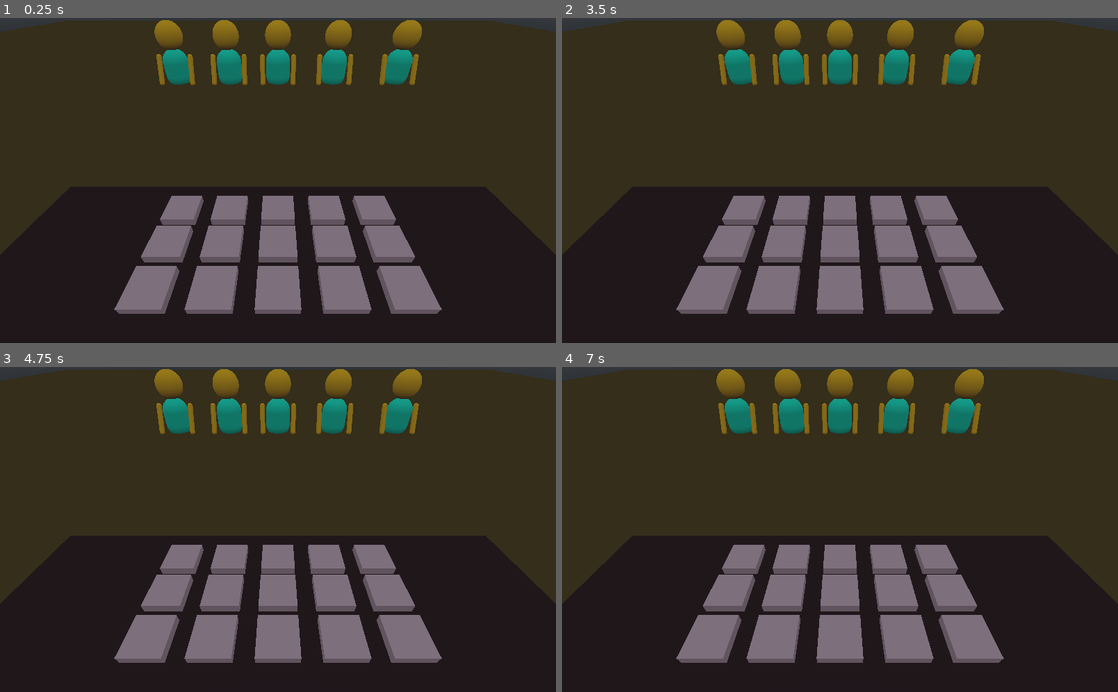
Above: before the commit, frames 1-4 (two rows, left to right).
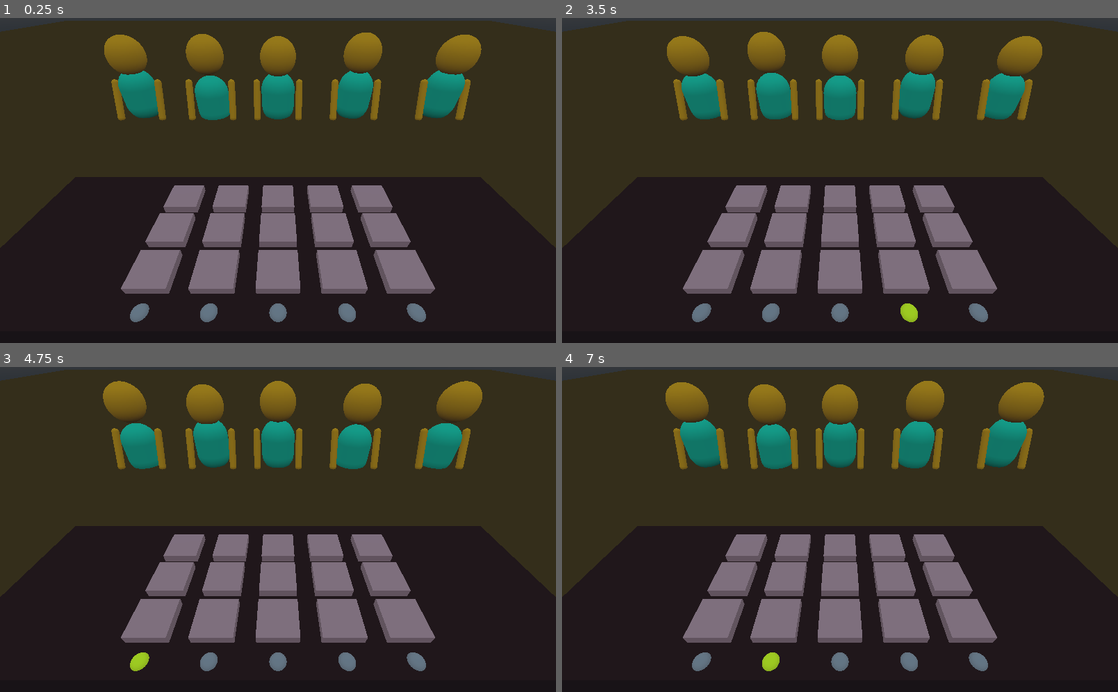
Above: after the commit, the same moments.

Repository: BinRoot/ludum-dare-46
Game: Godot game, scene res://Scenes/Root.tscn
Same seed, same stepped clock (60 frames per second), same inputs: the game is played once before the commit and once after it.
Inputs (mouse positions are in pixels of both pictures, inside the frame that each line leads up to):
- Up to frame 1 (0.25 s): no input
- Up to frame 2 (3.5 s): move the mouse to (962, 164) at 0.52 s; click (962, 164) at 0.67 s; move the mouse to (728, 196) at 1.27 s; click (728, 196) at 1.42 s; move the mouse to (895, 109) at 2.02 s; click (895, 109) at 2.17 s; move the mouse to (812, 245) at 2.77 s; click (812, 245) at 2.92 s
- Up to frame 3 (4.75 s): move the mouse to (444, 578) at 3.52 s; click (444, 578) at 3.67 s; move the mouse to (111, 480) at 4.27 s; click (111, 480) at 4.42 s
- Up to frame 4 (7 s): move the mouse to (867, 529) at 5.02 s; click (867, 529) at 5.17 s; move the mouse to (756, 448) at 5.77 s; click (756, 448) at 5.92 s; move the mouse to (962, 513) at 6.52 s; click (962, 513) at 6.67 s

The runs differ from the first frame. In frame 1, 21% of the frame differs, in the area x 18-87%, y 0-94%; in frame 2, 21%; in frame 3, 21%; in frame 4, 21%.

Commit message:
connected audio to sequencer

Diff:
--- /dev/null
+++ b/Materials/ButtonOn.tres
@@ -0,0 +1,4 @@
+[gd_resource type="SpatialMaterial" format=2]
+
+[resource]
+albedo_color = Color( 0.87451, 0.145098, 0.145098, 1 )
--- /dev/null
+++ b/Materials/Light.tres
@@ -0,0 +1,4 @@
+[gd_resource type="SpatialMaterial" format=2]
+
+[resource]
+albedo_color = Color( 0.615686, 0.560784, 0.560784, 1 )
--- /dev/null
+++ b/Materials/LightOn.tres
@@ -0,0 +1,4 @@
+[gd_resource type="SpatialMaterial" format=2]
+
+[resource]
+albedo_color = Color( 0.956863, 0.964706, 0.105882, 1 )
--- /dev/null
+++ b/Scenes/Board.gd
@@ -0,0 +1,49 @@
+extends Spatial
+
+onready var timer = $Timer
+onready var column_timer = $ColumnTimer
+var current_column = 0
+
+var light_on_material = preload("res://Materials/LightOn.tres")
+var light_material = preload("res://Materials/Light.tres")
+
+func _ready():
+	pass
+
+
+func _process(delta):
+	pass
+
+
+func _on_Button_flipped_on(row, col):
+	for i in range(3):
+		if i + 1 != row:
+			get_node("Flat/Button_r{0}_c{1}".format([i + 1, col])).flip_off()
+
+
+func _on_Timer_timeout():
+	column_timer.start()
+
+
+func _on_ColumnTimer_timeout():
+	current_column += 1
+	var last_column = 5
+	if current_column > last_column:
+		var light : MeshInstance = get_node("Flat/light_c{0}".format([last_column]))
+		light.set_surface_material(0, light_material)
+		column_timer.stop()
+		current_column = 0
+		timer.start()
+	else:
+		for column_idx in range(5):
+			var light : MeshInstance = get_node("Flat/light_c{0}".format([column_idx + 1]))
+			if column_idx + 1 == current_column:
+				light.set_surface_material(0, light_on_material)
+			else:
+				light.set_surface_material(0, light_material)
+			for row_idx in range(3):
+				var button = get_node("Flat/Button_r{0}_c{1}".format([row_idx + 1, current_column]))
+				if button.is_on:
+					for child in button.get_children():
+						if child is AudioStreamPlayer:
+							child.play()
--- a/Scenes/Board.tscn
+++ b/Scenes/Board.tscn
@@ -1,58 +1,204 @@
-[gd_scene load_steps=4 format=2]
+[gd_scene load_steps=17 format=2]
 
 [ext_resource path="res://Scenes/Button.tscn" type="PackedScene" id=1]
 [ext_resource path="res://Materials/Board.tres" type="Material" id=2]
+[ext_resource path="res://Scenes/Board.gd" type="Script" id=3]
+[ext_resource path="res://Materials/Light.tres" type="Material" id=4]
+[ext_resource path="res://Audio/beep_a_r1.wav" type="AudioStream" id=5]
+[ext_resource path="res://Audio/beep_a_r3.wav" type="AudioStream" id=6]
+[ext_resource path="res://Audio/beep_a_r2.wav" type="AudioStream" id=7]
+[ext_resource path="res://Audio/beep_b_r1.wav" type="AudioStream" id=8]
+[ext_resource path="res://Audio/beep_b_r2.wav" type="AudioStream" id=9]
+[ext_resource path="res://Audio/beep_b_r3.wav" type="AudioStream" id=10]
 
 [sub_resource type="CubeMesh" id=1]
 size = Vector3( 3, 0.2, 1 )
 
+[sub_resource type="SphereMesh" id=2]
+radius = 0.04
+height = 0.08
+
+[sub_resource type="SphereMesh" id=3]
+radius = 0.04
+height = 0.08
+
+[sub_resource type="SphereMesh" id=4]
+radius = 0.04
+height = 0.08
+
+[sub_resource type="SphereMesh" id=5]
+radius = 0.04
+height = 0.08
+
+[sub_resource type="SphereMesh" id=6]
+radius = 0.04
+height = 0.08
+
 [node name="Board" type="Spatial"]
+script = ExtResource( 3 )
 
 [node name="Flat" type="MeshInstance" parent="."]
 mesh = SubResource( 1 )
 material/0 = ExtResource( 2 )
 
-[node name="Button" parent="Flat" instance=ExtResource( 1 )]
+[node name="Button_r2_c1" parent="Flat" instance=ExtResource( 1 )]
+transform = Transform( 1, 0, 0, 0, 1, 0, 0, 0, 1, -0.6, 0.128, 0 )
+row = 2
+
+[node name="AudioStreamPlayer" type="AudioStreamPlayer" parent="Flat/Button_r2_c1"]
+stream = ExtResource( 7 )
+
+[node name="Button_r2_c2" parent="Flat" instance=ExtResource( 1 )]
+transform = Transform( 1, 0, 0, 0, 1, 0, 0, 0, 1, -0.3, 0.128, 0 )
+row = 2
+col = 2
+
+[node name="AudioStreamPlayer" type="AudioStreamPlayer" parent="Flat/Button_r2_c2"]
+stream = ExtResource( 9 )
+
+[node name="Button_r2_c3" parent="Flat" instance=ExtResource( 1 )]
 transform = Transform( 1, 0, 0, 0, 1, 0, 0, 0, 1, 0, 0.128296, 0 )
-
-[node name="Button2" parent="Flat" instance=ExtResource( 1 )]
-transform = Transform( 1, 0, 0, 0, 1, 0, 0, 0, 1, -0.3, 0.128, 0 )
-
-[node name="Button3" parent="Flat" instance=ExtResource( 1 )]
-transform = Transform( 1, 0, 0, 0, 1, 0, 0, 0, 1, -0.6, 0.128, 0 )
-
-[node name="Button4" parent="Flat" instance=ExtResource( 1 )]
+row = 2
+col = 3
+
+[node name="AudioStreamPlayer" type="AudioStreamPlayer" parent="Flat/Button_r2_c3"]
+stream = ExtResource( 9 )
+
+[node name="Button_r2_c4" parent="Flat" instance=ExtResource( 1 )]
 transform = Transform( 1, 0, 0, 0, 1, 0, 0, 0, 1, 0.3, 0.128, 0 )
-
-[node name="Button5" parent="Flat" instance=ExtResource( 1 )]
+row = 2
+col = 4
+
+[node name="AudioStreamPlayer" type="AudioStreamPlayer" parent="Flat/Button_r2_c4"]
+stream = ExtResource( 9 )
+
+[node name="Button_r2_c5" parent="Flat" instance=ExtResource( 1 )]
 transform = Transform( 1, 0, 0, 0, 1, 0, 0, 0, 1, 0.6, 0.128, 0 )
-
-[node name="Button10" parent="Flat" instance=ExtResource( 1 )]
+row = 2
+col = 5
+
+[node name="AudioStreamPlayer" type="AudioStreamPlayer" parent="Flat/Button_r2_c5"]
+stream = ExtResource( 7 )
+
+[node name="Button_r1_c1" parent="Flat" instance=ExtResource( 1 )]
+transform = Transform( 1, 0, 0, 0, 1, 0, 0, 0, 1, -0.6, 0.128, -0.25 )
+
+[node name="AudioStreamPlayer" type="AudioStreamPlayer" parent="Flat/Button_r1_c1"]
+stream = ExtResource( 5 )
+
+[node name="Button_r1_c2" parent="Flat" instance=ExtResource( 1 )]
+transform = Transform( 1, 0, 0, 0, 1, 0, 0, 0, 1, -0.3, 0.128, -0.25 )
+col = 2
+
+[node name="AudioStreamPlayer" type="AudioStreamPlayer" parent="Flat/Button_r1_c2"]
+stream = ExtResource( 8 )
+
+[node name="Button_r1_c3" parent="Flat" instance=ExtResource( 1 )]
 transform = Transform( 1, 0, 0, 0, 1, 0, 0, 0, 1, 0, 0.128296, -0.25 )
-
-[node name="Button9" parent="Flat" instance=ExtResource( 1 )]
-transform = Transform( 1, 0, 0, 0, 1, 0, 0, 0, 1, -0.3, 0.128, -0.25 )
-
-[node name="Button8" parent="Flat" instance=ExtResource( 1 )]
-transform = Transform( 1, 0, 0, 0, 1, 0, 0, 0, 1, -0.6, 0.128, -0.25 )
-
-[node name="Button7" parent="Flat" instance=ExtResource( 1 )]
+col = 3
+
+[node name="AudioStreamPlayer" type="AudioStreamPlayer" parent="Flat/Button_r1_c3"]
+stream = ExtResource( 8 )
+
+[node name="Button_r1_c4" parent="Flat" instance=ExtResource( 1 )]
 transform = Transform( 1, 0, 0, 0, 1, 0, 0, 0, 1, 0.3, 0.128, -0.25 )
-
-[node name="Button6" parent="Flat" instance=ExtResource( 1 )]
+col = 4
+
+[node name="AudioStreamPlayer" type="AudioStreamPlayer" parent="Flat/Button_r1_c4"]
+stream = ExtResource( 8 )
+
+[node name="Button_r1_c5" parent="Flat" instance=ExtResource( 1 )]
 transform = Transform( 1, 0, 0, 0, 1, 0, 0, 0, 1, 0.6, 0.128, -0.25 )
-
-[node name="Button15" parent="Flat" instance=ExtResource( 1 )]
+col = 5
+
+[node name="AudioStreamPlayer" type="AudioStreamPlayer" parent="Flat/Button_r1_c5"]
+stream = ExtResource( 5 )
+
+[node name="Button_r3_c1" parent="Flat" instance=ExtResource( 1 )]
+transform = Transform( 1, 0, 0, 0, 1, 0, 0, 0, 1, -0.6, 0.128, 0.25 )
+row = 3
+
+[node name="AudioStreamPlayer" type="AudioStreamPlayer" parent="Flat/Button_r3_c1"]
+stream = ExtResource( 6 )
+
+[node name="Button_r3_c2" parent="Flat" instance=ExtResource( 1 )]
+transform = Transform( 1, 0, 0, 0, 1, 0, 0, 0, 1, -0.3, 0.128, 0.25 )
+row = 3
+col = 2
+
+[node name="AudioStreamPlayer" type="AudioStreamPlayer" parent="Flat/Button_r3_c2"]
+stream = ExtResource( 10 )
+
+[node name="Button_r3_c3" parent="Flat" instance=ExtResource( 1 )]
 transform = Transform( 1, 0, 0, 0, 1, 0, 0, 0, 1, 0, 0.128296, 0.25 )
-
-[node name="Button14" parent="Flat" instance=ExtResource( 1 )]
-transform = Transform( 1, 0, 0, 0, 1, 0, 0, 0, 1, -0.3, 0.128, 0.25 )
-
-[node name="Button13" parent="Flat" instance=ExtResource( 1 )]
-transform = Transform( 1, 0, 0, 0, 1, 0, 0, 0, 1, -0.6, 0.128, 0.25 )
-
-[node name="Button12" parent="Flat" instance=ExtResource( 1 )]
+row = 3
+col = 3
+
+[node name="AudioStreamPlayer" type="AudioStreamPlayer" parent="Flat/Button_r3_c3"]
+stream = ExtResource( 10 )
+
+[node name="Button_r3_c4" parent="Flat" instance=ExtResource( 1 )]
 transform = Transform( 1, 0, 0, 0, 1, 0, 0, 0, 1, 0.3, 0.128, 0.25 )
-
-[node name="Button11" parent="Flat" instance=ExtResource( 1 )]
+row = 3
+col = 4
+
+[node name="AudioStreamPlayer" type="AudioStreamPlayer" parent="Flat/Button_r3_c4"]
+stream = ExtResource( 10 )
+
+[node name="Button_r3_c5" parent="Flat" instance=ExtResource( 1 )]
 transform = Transform( 1, 0, 0, 0, 1, 0, 0, 0, 1, 0.6, 0.128, 0.25 )
+row = 3
+col = 5
+
+[node name="AudioStreamPlayer" type="AudioStreamPlayer" parent="Flat/Button_r3_c5"]
+stream = ExtResource( 6 )
+
+[node name="light_c1" type="MeshInstance" parent="Flat"]
+transform = Transform( 1, 0, 0, 0, 1, 0, 0, 0, 1, -0.6, 0.087, 0.428 )
+mesh = SubResource( 2 )
+material/0 = ExtResource( 4 )
+
+[node name="light_c2" type="MeshInstance" parent="Flat"]
+transform = Transform( 1, 0, 0, 0, 1, 0, 0, 0, 1, -0.3, 0.087, 0.428 )
+mesh = SubResource( 3 )
+material/0 = ExtResource( 4 )
+
+[node name="light_c3" type="MeshInstance" parent="Flat"]
+transform = Transform( 1, 0, 0, 0, 1, 0, 0, 0, 1, 0, 0.087, 0.428 )
+mesh = SubResource( 4 )
+material/0 = ExtResource( 4 )
+
+[node name="light_c4" type="MeshInstance" parent="Flat"]
+transform = Transform( 1, 0, 0, 0, 1, 0, 0, 0, 1, 0.3, 0.087, 0.428 )
+mesh = SubResource( 5 )
+material/0 = ExtResource( 4 )
+
+[node name="light_c5" type="MeshInstance" parent="Flat"]
+transform = Transform( 1, 0, 0, 0, 1, 0, 0, 0, 1, 0.6, 0.087, 0.428 )
+mesh = SubResource( 6 )
+material/0 = ExtResource( 4 )
+
+[node name="Timer" type="Timer" parent="."]
+wait_time = 0.5
+one_shot = true
+autostart = true
+
+[node name="ColumnTimer" type="Timer" parent="."]
+wait_time = 0.25
+[connection signal="flipped_on" from="Flat/Button_r2_c1" to="." method="_on_Button_flipped_on"]
+[connection signal="flipped_on" from="Flat/Button_r2_c2" to="." method="_on_Button_flipped_on"]
+[connection signal="flipped_on" from="Flat/Button_r2_c3" to="." method="_on_Button_flipped_on"]
+[connection signal="flipped_on" from="Flat/Button_r2_c4" to="." method="_on_Button_flipped_on"]
+[connection signal="flipped_on" from="Flat/Button_r2_c5" to="." method="_on_Button_flipped_on"]
+[connection signal="flipped_on" from="Flat/Button_r1_c1" to="." method="_on_Button_flipped_on"]
+[connection signal="flipped_on" from="Flat/Button_r1_c2" to="." method="_on_Button_flipped_on"]
+[connection signal="flipped_on" from="Flat/Button_r1_c3" to="." method="_on_Button_flipped_on"]
+[connection signal="flipped_on" from="Flat/Button_r1_c4" to="." method="_on_Button_flipped_on"]
+[connection signal="flipped_on" from="Flat/Button_r1_c5" to="." method="_on_Button_flipped_on"]
+[connection signal="flipped_on" from="Flat/Button_r3_c1" to="." method="_on_Button_flipped_on"]
+[connection signal="flipped_on" from="Flat/Button_r3_c2" to="." method="_on_Button_flipped_on"]
+[connection signal="flipped_on" from="Flat/Button_r3_c3" to="." method="_on_Button_flipped_on"]
+[connection signal="flipped_on" from="Flat/Button_r3_c4" to="." method="_on_Button_flipped_on"]
+[connection signal="flipped_on" from="Flat/Button_r3_c5" to="." method="_on_Button_flipped_on"]
+[connection signal="timeout" from="Timer" to="." method="_on_Timer_timeout"]
+[connection signal="timeout" from="ColumnTimer" to="." method="_on_ColumnTimer_timeout"]
--- /dev/null
+++ b/Scenes/Button.gd
@@ -0,0 +1,44 @@
+extends Spatial
+
+signal flipped_on
+
+export var row = 1
+export var col = 1
+
+onready var mesh = $MeshInstance
+
+var button_material = preload("res://Materials/Button.tres")
+var button_on_material = preload("res://Materials/ButtonOn.tres")
+
+var is_on = false
+
+var _original_translation : Vector3
+
+func _ready():
+	_original_translation = translation
+
+
+# Called every frame. 'delta' is the elapsed time since the previous frame.
+#func _process(delta):
+#	pass
+
+func flip_on():
+	translation = _original_translation
+	translation.y -= 0.02
+	is_on = true
+	mesh.set_surface_material(0, button_on_material)
+	emit_signal("flipped_on", row, col)
+
+func flip_off():
+	is_on = false
+	mesh.set_surface_material(0, button_material)
+	translation = _original_translation
+
+
+func _on_Area_input_event(camera, event, click_position, click_normal, shape_idx):
+	if event is InputEventMouseButton and event.pressed:
+		print("{0}: {1}".format([name, event]))
+		if is_on:
+			flip_off()
+		else:
+			flip_on()
--- a/Scenes/Button.tscn
+++ b/Scenes/Button.tscn
@@ -1,12 +1,23 @@
-[gd_scene load_steps=3 format=2]
+[gd_scene load_steps=5 format=2]
 
 [ext_resource path="res://Materials/Button.tres" type="Material" id=1]
+[ext_resource path="res://Scenes/Button.gd" type="Script" id=2]
 
 [sub_resource type="CubeMesh" id=1]
 size = Vector3( 0.2, 0.05, 0.2 )
 
+[sub_resource type="ConcavePolygonShape" id=2]
+data = PoolVector3Array( -0.1, 0.025, 0.1, 0.1, 0.025, 0.1, -0.1, -0.025, 0.1, 0.1, 0.025, 0.1, 0.1, -0.025, 0.1, -0.1, -0.025, 0.1, 0.1, 0.025, -0.1, -0.1, 0.025, -0.1, 0.1, -0.025, -0.1, -0.1, 0.025, -0.1, -0.1, -0.025, -0.1, 0.1, -0.025, -0.1, 0.1, 0.025, 0.1, 0.1, 0.025, -0.1, 0.1, -0.025, 0.1, 0.1, 0.025, -0.1, 0.1, -0.025, -0.1, 0.1, -0.025, 0.1, -0.1, 0.025, -0.1, -0.1, 0.025, 0.1, -0.1, -0.025, -0.1, -0.1, 0.025, 0.1, -0.1, -0.025, 0.1, -0.1, -0.025, -0.1, 0.1, 0.025, 0.1, -0.1, 0.025, 0.1, 0.1, 0.025, -0.1, -0.1, 0.025, 0.1, -0.1, 0.025, -0.1, 0.1, 0.025, -0.1, -0.1, -0.025, 0.1, 0.1, -0.025, 0.1, -0.1, -0.025, -0.1, 0.1, -0.025, 0.1, 0.1, -0.025, -0.1, -0.1, -0.025, -0.1 )
+
 [node name="Button" type="Spatial"]
+script = ExtResource( 2 )
 
 [node name="MeshInstance" type="MeshInstance" parent="."]
 mesh = SubResource( 1 )
 material/0 = ExtResource( 1 )
+
+[node name="Area" type="Area" parent="."]
+
+[node name="CollisionShape" type="CollisionShape" parent="Area"]
+shape = SubResource( 2 )
+[connection signal="input_event" from="Area" to="." method="_on_Area_input_event"]
--- a/Scenes/Person.gd
+++ b/Scenes/Person.gd
@@ -1,16 +1,56 @@
 extends Spatial
 
+onready var body = $Body
+onready var right_arm = $RightArm
+onready var left_arm = $LeftArm
+onready var head = $Head
 
-# Declare member variables here. Examples:
-# var a = 2
-# var b = "text"
+var VIBE_IDLE = 1
+var VIBE_LOW = 2
+var VIBE_HIGH = 3
 
 
-# Called when the node enters the scene tree for the first time.
+var vibe = VIBE_HIGH
+
+var _total_time = randi() % 10
+
+var _original_body_translation : Vector3
+var _original_head_translation : Vector3
+
+var _favorite_pattern = []
+
 func _ready():
-	pass # Replace with function body.
+	_original_body_translation = body.translation
+	_original_head_translation = head.translation
+	for column_idx in range(3):
+		var sum = 0
+		for n in _favorite_pattern:
+			if n != null:
+				sum += n
+		if sum >= 3:
+			var r = randi() % 3
+			if r == 2:
+				_favorite_pattern.append(null)
+			else:
+				_favorite_pattern.append(r - 2)
+		elif sum <= -3:
+			var r = randi() % 3
+			if r == 2:
+				_favorite_pattern.append(null)
+			else:
+				_favorite_pattern.append(r)
+		else:
+			var r = randi() % 4
+			if r == 3:
+				_favorite_pattern.append(null)
+			else:
+				_favorite_pattern.append(r - 1)
+	print(_favorite_pattern)
 
 
-# Called every frame. 'delta' is the elapsed time since the previous frame.
-#func _process(delta):
-#	pass
+func _process(delta):
+	_total_time += delta
+	body.translation = _original_body_translation
+	body.translation.y += sin(_total_time * vibe*4) / (16 / vibe)
+	head.translation = _original_head_translation
+	head.translation.y += cos(_total_time * vibe*4) / (32 / vibe)
--- a/Scenes/Venue.gd
+++ b/Scenes/Venue.gd
@@ -1,12 +1,7 @@
 extends Spatial
 
+func _ready():
+	pass
 
-
-# Called when the node enters the scene tree for the first time.
-func _ready():
-	pass # Replace with function body.
-
-
-# Called every frame. 'delta' is the elapsed time since the previous frame.
-#func _process(delta):
-#	pass
+func _process(delta):
+	pass
--- a/Scenes/Venue.tscn
+++ b/Scenes/Venue.tscn
@@ -15,13 +15,12 @@
 [node name="Camera" type="Camera" parent="."]
 transform = Transform( 1, 0, 0, 0, 0.765719, 0.643175, 0, -0.643175, 0.765719, 0, 6.418, 16 )
 
-[node name="RayCast" type="RayCast" parent="."]
-
 [node name="Ground" type="MeshInstance" parent="."]
 mesh = SubResource( 1 )
 material/0 = ExtResource( 4 )
 
 [node name="Crowd" type="Spatial" parent="."]
+transform = Transform( 1, 0, 0, 0, 1, 0, 0, 0, 1, 0, 0, 6.62711 )
 
 [node name="Person" parent="Crowd" instance=ExtResource( 2 )]
 transform = Transform( 1, 0, 0, 0, 1, 0, 0, 0, 1, 0, 1.06829, -4.95892 )
@@ -42,4 +41,4 @@
 transform = Transform( 1, 0, 0, 0, 1, 0, 0, 0, 1, 0, 0, 13.133 )
 
 [node name="Board" parent="Stage" instance=ExtResource( 3 )]
-transform = Transform( 3, 0, 0, 0, 3, 0, 0, 0, 3, 0, 2.776, 0.6 )
+transform = Transform( 3, 0, 0, 0, 3, 0, 0, 0, 3, 0, 2.858, 0.374 )
Not shown, added: Audio/beep_a_r1.wav.import
Not shown, added: Audio/beep_a_r2.wav.import
Not shown, added: Audio/beep_a_r3.wav.import
Not shown, added: Audio/beep_b_r1.wav.import
Not shown, added: Audio/beep_b_r2.wav.import
Not shown, added: Audio/beep_b_r3.wav.import
Not shown, added: Audio/beep_a_r1.wav
Not shown, added: Audio/beep_a_r2.wav
Not shown, added: Audio/beep_a_r3.wav
Not shown, added: Audio/beep_b_r1.wav
Not shown, added: Audio/beep_b_r2.wav
Not shown, added: Audio/beep_b_r3.wav
